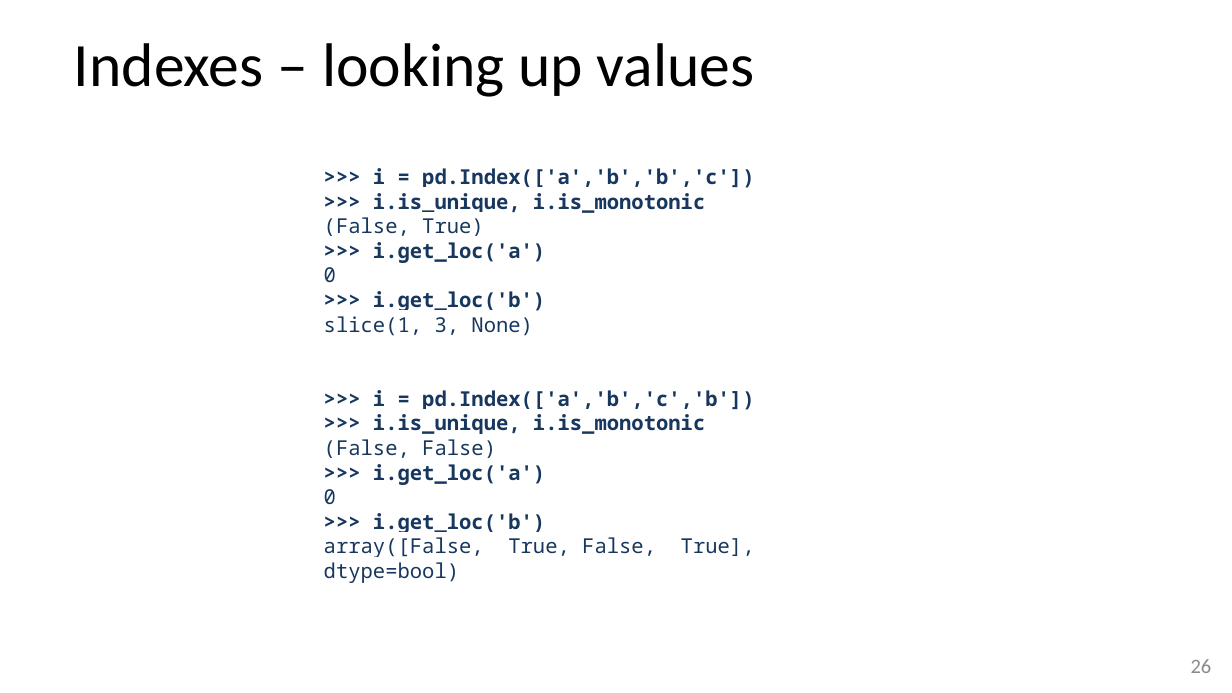
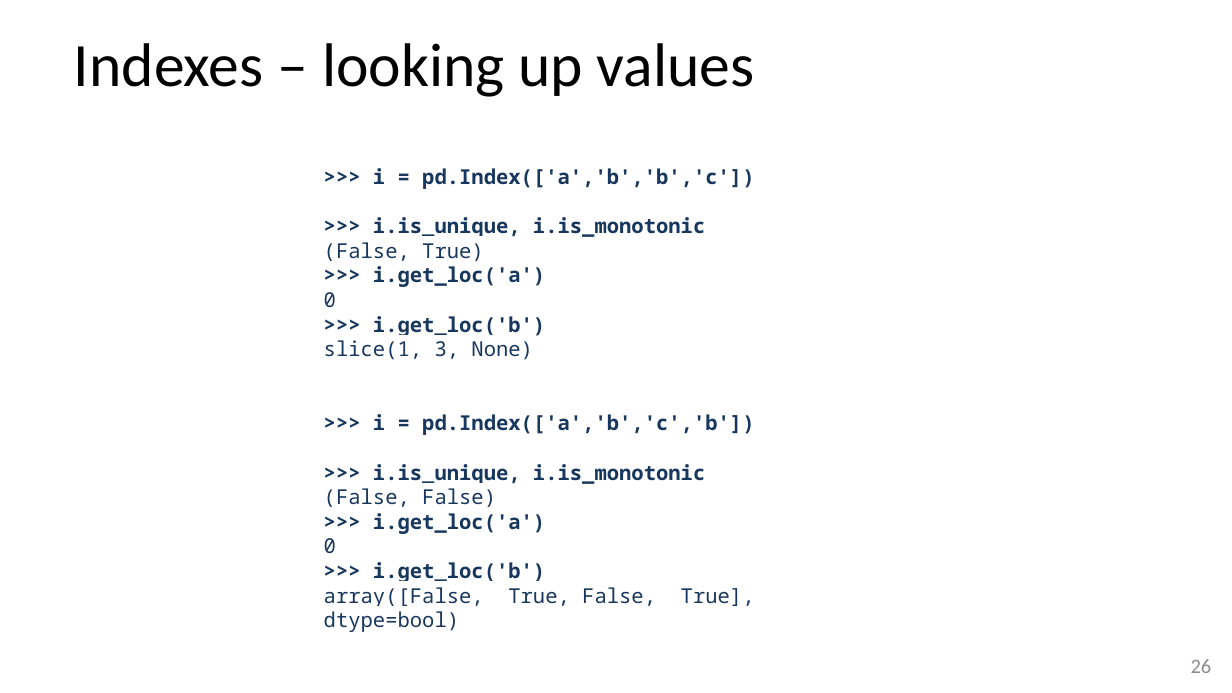
Before and after one commit to stevesimmons/PyDataDC2016-PandasFromTheInside, a slide deck: slide 27 of pfi.pptx. Drawn at 1232x693 pixels with LibreOffice and Linux fonts; fonts in the diff are those of the drawing. Boxes give left, top, right and bottom in pixels: in the first picture for what was removed or moved away, otherwise in the second. Text is boxed around its words. In the diff, an @@ line names an element or a change of style, - is before the commit and + after.

```diff
--- a/pfi.pptx
+++ b/pfi.pptx
@@ text ">>> i = pd.Index(['a','b','b','c'])" rewrapped from bbox=[324, 168, 755, 583] to bbox=[324, 168, 755, 632] @@
```
Also in this commit, not shown: 8 other slides changed, 2 slides added, 1 other file.
